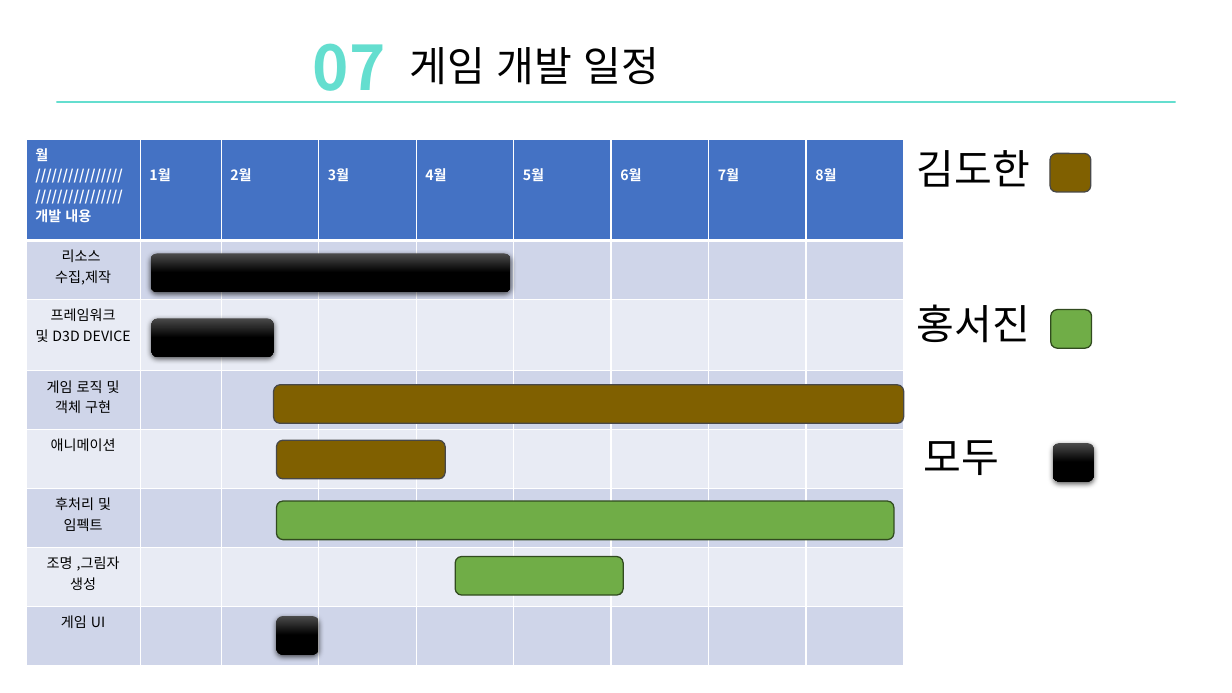
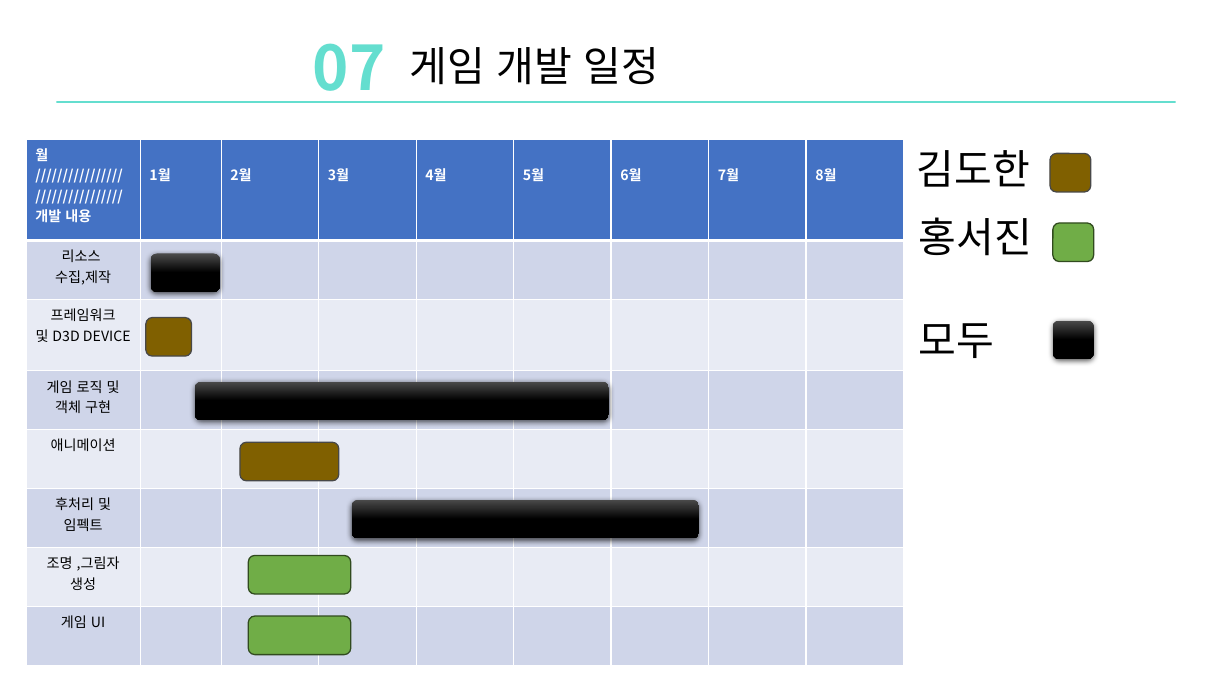
Before and after one commit to DoHanK/COLONY, a slide deck: slide 16 of 기획서/Colony_ppt발표.pptx. Drawn at 1232x693 pixels with LibreOffice and Linux fonts; fonts in the diff are those of the drawing. Boxes give left, top, right and bottom in pixels: in the first picture for what was removed or moved away, otherwise in the second. Text is boxed around its words. In the diff, an @@ line names an element or a change of style, - is before the commit and + after.

```diff
--- a/기획서/Colony_ppt발표.pptx
+++ b/기획서/Colony_ppt발표.pptx
@@ text "홍서진" moved from (x1=916, y1=304, x2=1029, y2=343) to (x1=919, y1=217, x2=1032, y2=256) @@
@@ rounded rectangle moved from (x1=1051, y1=310, x2=1092, y2=348) to (x1=1054, y1=223, x2=1094, y2=262) @@
@@ rounded rectangle resized from (x1=151, y1=253, x2=511, y2=292) to (x1=151, y1=253, x2=220, y2=292) @@
@@ rounded rectangle added at (x1=146, y1=318, x2=191, y2=357), fill #806000, outline #484848 1 pt @@
@@ text "모두" moved from (x1=924, y1=440, x2=1000, y2=475) to (x1=919, y1=323, x2=995, y2=358) @@
@@ rounded rectangle moved from (x1=1054, y1=444, x2=1094, y2=482) to (x1=1054, y1=321, x2=1094, y2=360) @@
@@ rounded rectangle resized from (x1=152, y1=319, x2=274, y2=358) to (x1=195, y1=382, x2=609, y2=421) @@
@@ rounded rectangle removed at (x1=274, y1=384, x2=904, y2=423) @@
@@ rounded rectangle resized from (x1=276, y1=440, x2=445, y2=479) to (x1=240, y1=443, x2=339, y2=482) @@
@@ rounded rectangle resized from (x1=276, y1=501, x2=894, y2=540) to (x1=352, y1=500, x2=700, y2=539) @@
@@ rounded rectangle at (x1=352, y1=500, x2=700, y2=539): fill #70AD47 to gradient #4B4B4B to #000000; outline #314C1F 1 pt to none; shadow on @@
@@ rounded rectangle resized from (x1=456, y1=556, x2=624, y2=595) to (x1=249, y1=555, x2=351, y2=594) @@
@@ rounded rectangle resized from (x1=276, y1=616, x2=319, y2=655) to (x1=249, y1=616, x2=351, y2=655) @@
@@ rounded rectangle at (x1=249, y1=616, x2=351, y2=655): fill gradient #4B4B4B to #000000 to #70AD47; outline none to #314C1F 1 pt; shadow off @@
```
Also in this commit, not shown: 1 other slide changed, 2 other files.
